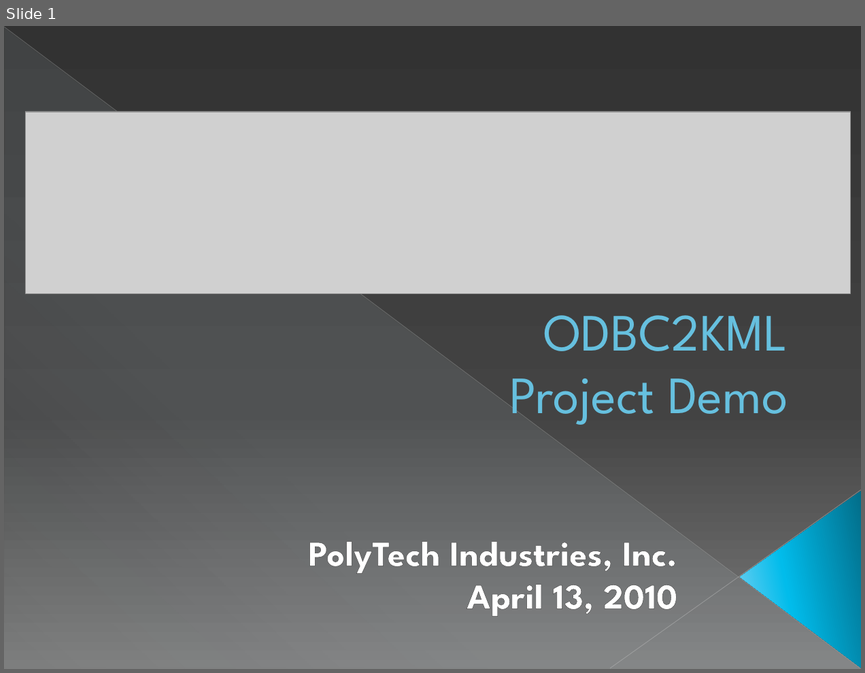
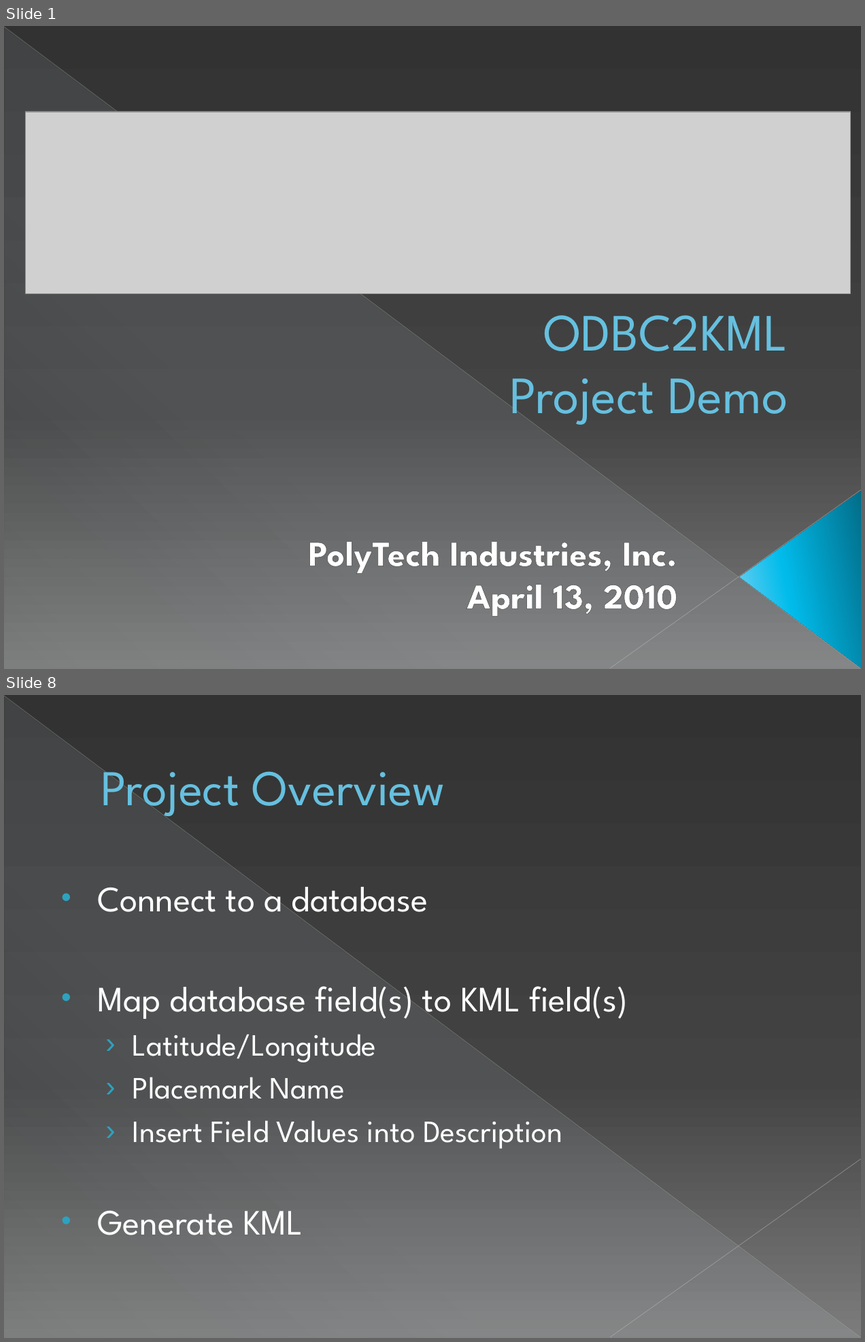
Before and after one commit to sweenr/odbc2kml, a slide deck: docs/ODBC2KML Demo Slides.pptx. Shown one above the other, each under a label of ours: slide 1 before the commit, slides 1 and 8 after it; the slides between them are not shown. The pictures are 865x673 and 865x1342 pixels, drawn with LibreOffice and Linux fonts; fonts in the diff are those of the drawing; grey boxes stand for pictures. Boxes give left, top, right and bottom in pixels: in the first picture for what was removed or moved away, otherwise in the second. Text is boxed around its words. In the diff, an @@ line names an element or a change of style, - is before the commit and + after.

```diff
--- a/docs/ODBC2KML Demo Slides.pptx
+++ b/docs/ODBC2KML Demo Slides.pptx
@@ slide 8 added at (x1=4, y1=695, x2=861, y2=1338), background gradient #333333 to #444444 to #7D7D7D; not listed: 3 template elements that a slide beside it also shows @@
@@ title added at (x1=101, y1=768, x2=445, y2=820), 42 pt, text #66C0E0 @@
+Project Overview
@@ text added at (x1=97, y1=887, x2=628, y2=1235), 26 pt, text #FFFFFF @@
+• Connect to a database
+• Map database field(s) to KML field(s)
+  › Latitude/Longitude
+  › Placemark Name
+  › Insert Field Values into Description
+• Generate KML
```
Also in this commit, not shown: 5 slides changed, 6 other slides added, 2 slides removed.
